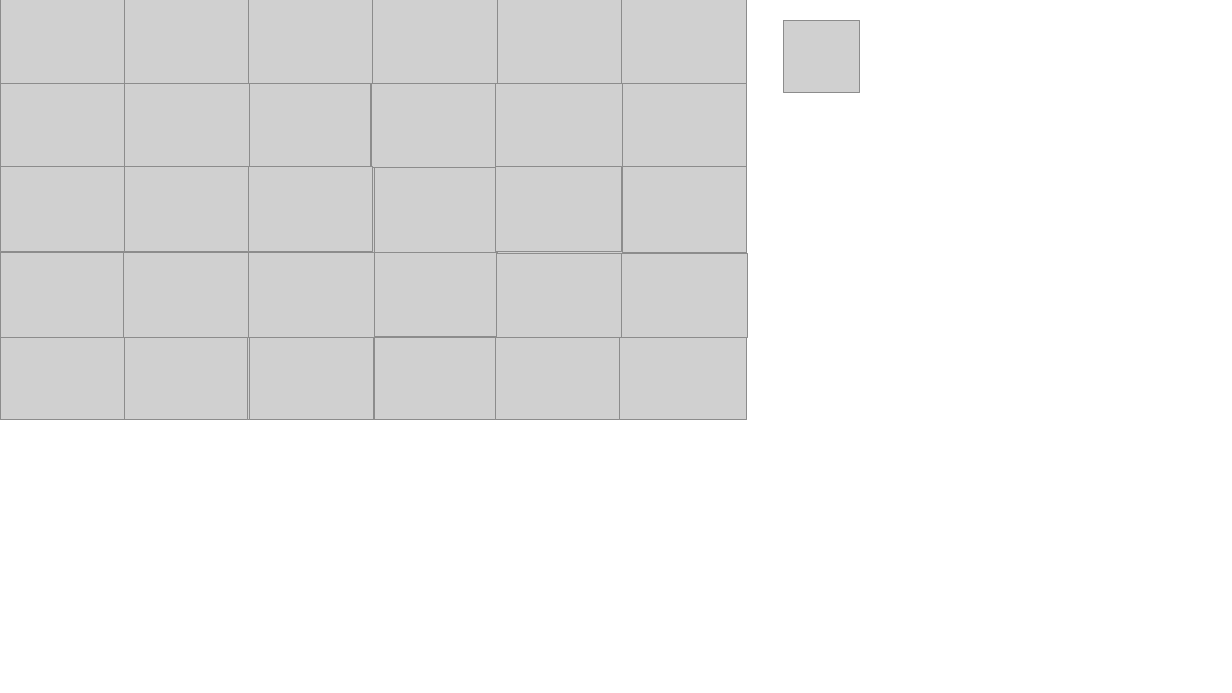
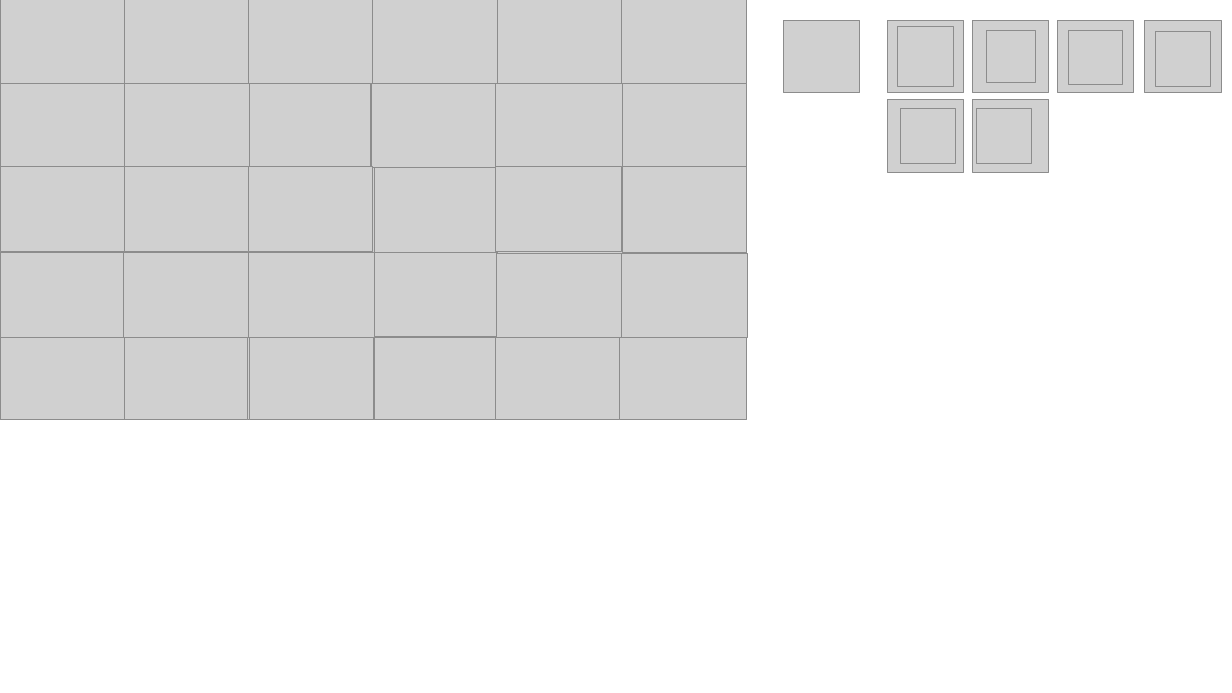
Before and after one commit to Poserzito/Poserzito.github.io, a slide deck: slide 1 of game1/data/er_base.pptx. Drawn at 1232x693 pixels with LibreOffice and Linux fonts; fonts in the diff are those of the drawing; grey boxes stand for pictures. Boxes give left, top, right and bottom in pixels: in the first picture for what was removed or moved away, otherwise in the second. Text is boxed around its words. In the diff, an @@ line names an element or a change of style, - is before the commit and + after.

```diff
--- a/game1/data/er_base.pptx
+++ b/game1/data/er_base.pptx
@@ picture added at <box>887,20,963,93</box> @@
@@ picture added at <box>897,27,954,86</box> @@
@@ picture added at <box>972,20,1048,93</box> @@
@@ picture added at <box>1058,20,1134,93</box> @@
@@ picture added at <box>1145,20,1221,93</box> @@
@@ picture added at <box>986,30,1035,82</box> @@
@@ picture added at <box>1069,30,1123,85</box> @@
@@ picture added at <box>1156,31,1211,86</box> @@
@@ picture added at <box>887,100,963,173</box> @@
@@ picture added at <box>901,109,956,164</box> @@
@@ picture added at <box>973,100,1049,173</box> @@
@@ picture added at <box>977,109,1031,164</box> @@
```
Also in this commit, not shown: 2 slides added, 33 other files.
